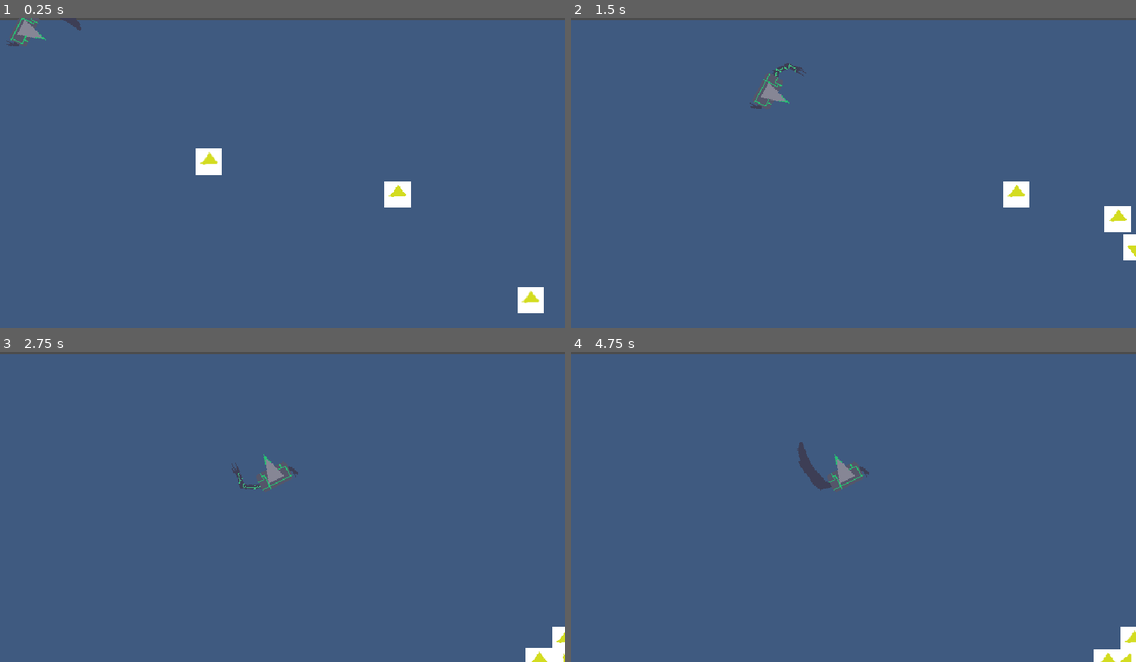
Above: before the commit, frames 1-4 (two rows, left to right).
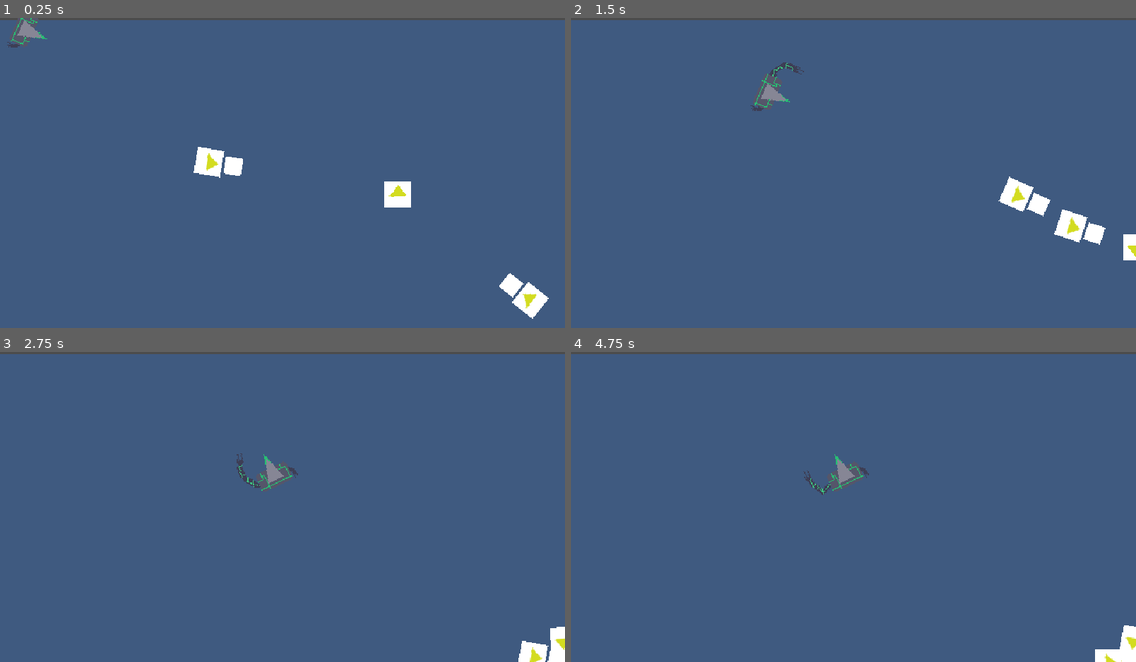
Above: after the commit, the same moments.

Repository: zliebowitz/ld54
Game: Godot game, scene res://Assets/Scenes/Screen.tscn
Two runs of this game, one before a commit and one after it. Both use one fixed random seed, a clock stepped at 60 frames per second and the inputs below.
Inputs:
- Up to frame 1 (0.25 s): no input
- Up to frame 2 (1.5 s): hold Right (ui_right) 0.53-1.28 s; hold Down (ui_down) from 1.28 s (still down)
- Up to frame 3 (2.75 s): release Down (ui_down) at 2.03 s; hold Right (ui_right) from 2.03 s (still down)
- Up to frame 4 (4.75 s): release Right (ui_right) at 2.78 s; hold Up (ui_up) 2.78-3.53 s; hold Left (ui_left) from 3.53 s (still down)

The runs differ from the first frame. In frame 1, 0.8% of the frame differs, in the area x 1-98%, y 0-98%; in frame 2, 1.5%, in the area x 31-100%, y 14-74%; in frame 3, 0.5%; in frame 4, 0.5%.

Commit message:
Enemy pushers implemented, Tearers and Pushers turn to face you

Diff:
--- a/game/Assets/Scenes/Enemy.tscn
+++ b/game/Assets/Scenes/Enemy.tscn
@@ -14,6 +14,11 @@
 "speed": 5.0
 } ]
 
+[sub_resource type="CircleShape2D" id=3]
+radius = 27.0185
+
+[sub_resource type="RectangleShape2D" id=4]
+
 [node name="Enemy" type="Node2D"]
 
 [node name="KinematicBody2D" type="KinematicBody2D" parent="."]
@@ -24,3 +29,23 @@
 
 [node name="AnimatedSprite" type="AnimatedSprite" parent="KinematicBody2D"]
 frames = SubResource( 2 )
+
+[node name="CloseRange" type="Area2D" parent="KinematicBody2D"]
+
+[node name="CollisionShape2D" type="CollisionShape2D" parent="KinematicBody2D/CloseRange"]
+shape = SubResource( 3 )
+
+[node name="Punch" type="Area2D" parent="KinematicBody2D"]
+
+[node name="CollisionShape2D" type="CollisionShape2D" parent="KinematicBody2D/Punch"]
+position = Vector2( 0, -28 )
+shape = SubResource( 4 )
+
+[node name="Polygon2D" type="Polygon2D" parent="KinematicBody2D/Punch"]
+position = Vector2( 0, -28 )
+polygon = PoolVector2Array( -10, -10, 10, -10, 10, 10, -10, 10 )
+
+[node name="Timer" type="Timer" parent="KinematicBody2D"]
+
+[connection signal="body_shape_entered" from="KinematicBody2D/CloseRange" to="KinematicBody2D" method="_on_CloseRange_body_shape_entered"]
+[connection signal="timeout" from="KinematicBody2D/Timer" to="KinematicBody2D" method="_on_Timer_timeout"]
--- a/game/Assets/Scenes/EnemyTearer.tscn
+++ b/game/Assets/Scenes/EnemyTearer.tscn
@@ -16,7 +16,7 @@
 
 [node name="AnimatedSprite" type="AnimatedSprite" parent="KinematicBody2D"]
 frames = ExtResource( 3 )
-frame = 6
+frame = 5
 playing = true
 
 [node name="Timer" type="Timer" parent="KinematicBody2D"]
--- a/game/Assets/Scenes/Josh.tscn
+++ b/game/Assets/Scenes/Josh.tscn
@@ -32,12 +32,12 @@
 [node name="Player" type="Node2D"]
 script = SubResource( 2 )
 
-[node name="KinematicBody2D" type="KinematicBody2D" parent="."]
+[node name="PlayerBody" type="KinematicBody2D" parent="."]
 position = Vector2( 450, 200 )
 script = ExtResource( 3 )
 
-[node name="Sprite" type="Sprite" parent="KinematicBody2D"]
+[node name="Sprite" type="Sprite" parent="PlayerBody"]
 texture = ExtResource( 2 )
 
-[node name="CollisionShape2D" type="CollisionShape2D" parent="KinematicBody2D"]
+[node name="CollisionShape2D" type="CollisionShape2D" parent="PlayerBody"]
 shape = SubResource( 1 )
--- a/game/Assets/Scripts/ScreenPolygon.gd
+++ b/game/Assets/Scripts/ScreenPolygon.gd
@@ -17,7 +17,7 @@
 
 # Cuts the screen polygon, based on an angle of cut and an origin point
 func _cut(angle: float, originPoint: Vector2):
-	var player = get_node("../../Player/KinematicBody2D")
+	var player = get_node("../../Player/PlayerBody")
 	if !Geometry.is_point_in_polygon(originPoint, polygon):
 		print("The point isn't in the arena!")
 		return
--- a/game/Assets/Scripts/enemykinematics.gd
+++ b/game/Assets/Scripts/enemykinematics.gd
@@ -5,22 +5,27 @@
 # var a = 2
 # var b = "text"
 export var speed = 13000
+export var punch_force = 30
 var velocity = Vector2.ZERO
 var screen_size # Size of the game window.
+var preparing = false
+var player: Node
+var norm_velocity = Vector2.ZERO
 
 func _ready():
 	screen_size = get_viewport_rect().size
 
-# Called when the node enters the scene tree for the first time.
 func _physics_process(delta):
 	velocity =  Vector2.ZERO
-	var player = get_node("/root/Screen/Player/KinematicBody2D")
+	var player = get_node("/root/Screen/Player/PlayerBody")
 	if player:
 		var my_position = global_position
 		var player_position = player.global_position
 		var norm_velocity = my_position.direction_to(player_position).normalized()
+		$AnimatedSprite.rotation = norm_velocity.angle() + PI/2
+		$Punch.rotation = norm_velocity.angle() + PI/2
 		velocity = delta * speed * norm_velocity
-	move_and_slide(velocity)
+	if !preparing: move_and_slide(velocity)
 
 	global_position.x = clamp(global_position.x, 0, screen_size.x)
 	global_position.y = clamp(global_position.y, 0, screen_size.y)
@@ -29,3 +34,21 @@
 # Called every frame. 'delta' is the elapsed time since the previous frame.
 #func _process(delta):
 #	pass
+
+
+
+
+func _on_CloseRange_body_shape_entered(_body_rid, body, _body_shape_index, _local_shape_index):
+	if body.name != "PlayerBody":
+		return
+	preparing = true
+	$Timer.start(0.5)
+
+
+func _on_Timer_timeout():
+	player = get_node("/root/Screen/Player/PlayerBody")
+	if player && $Punch.overlaps_body(player):
+		norm_velocity = global_position.direction_to(player.global_position).normalized()
+		print("roblox.oof")
+		player.move_and_collide(norm_velocity * punch_force)
+	preparing = false
--- a/game/Assets/Scripts/enemykinematicscutter.gd
+++ b/game/Assets/Scripts/enemykinematicscutter.gd
@@ -22,12 +22,12 @@
 
 func _physics_process(delta):
 	velocity =  Vector2.ZERO
-	var player = get_node("/root/Screen/Player/KinematicBody2D")
+	var player = get_node("/root/Screen/Player/PlayerBody")
 	if player && !charging:
 		var my_position = global_position
 		var player_position = player.global_position
 		var norm_velocity = my_position.direction_to(player_position).normalized()
-		rotation =  my_position.angle_to(player_position) + 90
+		rotation =  norm_velocity.angle() + PI/2
 		velocity = delta * speed * norm_velocity
 	move_and_slide(velocity)
 
Not shown: 1 places in game/Assets/Scenes/Enemy.tscn that only renumber resources
